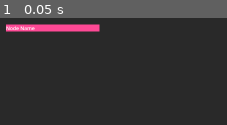
Above: before the commit, frame 1.
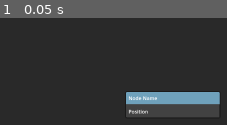
Above: after the commit, the same moment.

Repository: JackShort/vscripting
Game: Godot game, scene res://Main.tscn
Two runs of this game, one before a commit and one after it. Both use one fixed random seed, a clock stepped at 60 frames per second and the inputs below.
Inputs:
- Up to frame 1 (0.05 s): no input

The runs differ from the first frame. In frame 1, 13% of the frame differs, in the area x 2-97%, y 5-93%.

Commit message:
graphnode

Diff:
--- /dev/null
+++ b/GraphNode.gd
@@ -0,0 +1,6 @@
+extends PanelContainer
+
+@onready var node_name_label: Label = %NodeName
+
+func init():
+    node_name_label.text = "Placeholder"
--- /dev/null
+++ b/GraphNode.tscn
@@ -0,0 +1,56 @@
+[gd_scene load_steps=4 format=3 uid="uid://cgdolghcjt43v"]
+
+[ext_resource type="Script" path="res://GraphNode.gd" id="1_rh83k"]
+
+[sub_resource type="StyleBoxFlat" id="StyleBoxFlat_q7bsk"]
+bg_color = Color(0.258824, 0.258824, 0.258824, 1)
+corner_radius_top_left = 4
+corner_radius_top_right = 4
+corner_radius_bottom_right = 4
+corner_radius_bottom_left = 4
+shadow_size = 4
+anti_aliasing = false
+
+[sub_resource type="StyleBoxFlat" id="StyleBoxFlat_h6ixs"]
+content_margin_left = 8.0
+content_margin_top = 8.0
+content_margin_right = 8.0
+content_margin_bottom = 8.0
+bg_color = Color(0.435294, 0.631373, 0.733333, 1)
+corner_radius_top_left = 4
+corner_radius_top_right = 4
+
+[node name="GraphNode" type="PanelContainer"]
+custom_minimum_size = Vector2(300, 2.08165e-12)
+offset_right = 300.0
+offset_bottom = 23.0
+theme_override_styles/panel = SubResource("StyleBoxFlat_q7bsk")
+script = ExtResource("1_rh83k")
+
+[node name="VBoxContainer" type="VBoxContainer" parent="."]
+layout_mode = 2
+theme_override_constants/separation = 12
+
+[node name="NodeNameContainer" type="PanelContainer" parent="VBoxContainer"]
+layout_mode = 2
+theme_override_styles/panel = SubResource("StyleBoxFlat_h6ixs")
+
+[node name="NodeName" type="Label" parent="VBoxContainer/NodeNameContainer"]
+unique_name_in_owner = true
+layout_mode = 2
+text = "Node Name
+"
+
+[node name="MarginContainer" type="MarginContainer" parent="VBoxContainer"]
+layout_mode = 2
+theme_override_constants/margin_left = 8
+theme_override_constants/margin_right = 8
+theme_override_constants/margin_bottom = 8
+
+[node name="VBoxContainer2" type="VBoxContainer" parent="VBoxContainer/MarginContainer"]
+layout_mode = 2
+
+[node name="Label" type="Label" parent="VBoxContainer/MarginContainer/VBoxContainer2"]
+layout_mode = 2
+text = "Position
+"
--- a/Main.gd
+++ b/Main.gd
@@ -1,4 +1,6 @@
 extends Node2D
+
+@onready var graph_node_scene = preload("res://GraphNode.tscn")
 
 func _input(event):
     if event is InputEventMouseButton:
@@ -6,4 +8,7 @@
             _add_node(get_global_mouse_position())
 
 func _add_node(mouse_position: Vector2):
-    print(mouse_position)
+    var graph_node = graph_node_scene.instantiate()
+    add_child(graph_node)
+    graph_node.global_position = mouse_position
+    graph_node.init()
--- a/Main.tscn
+++ b/Main.tscn
@@ -3,7 +3,7 @@
 [ext_resource type="Script" path="res://Main.gd" id="1_dqnvj"]
 [ext_resource type="Script" path="res://GridRenderer.gd" id="1_eaphm"]
 [ext_resource type="Script" path="res://GridCam.gd" id="1_tuxxw"]
-[ext_resource type="PackedScene" uid="uid://cgdolghcjt43v" path="res://Node.tscn" id="4_86ki2"]
+[ext_resource type="PackedScene" uid="uid://cgdolghcjt43v" path="res://GraphNode.tscn" id="4_86ki2"]
 
 [node name="Main" type="Node2D"]
 script = ExtResource("1_dqnvj")
@@ -21,7 +21,7 @@
 script = ExtResource("1_tuxxw")
 
 [node name="Control" parent="." instance=ExtResource("4_86ki2")]
-offset_left = 112.0
-offset_top = 72.0
-offset_right = 412.0
-offset_bottom = 95.0
+offset_left = 496.0
+offset_top = 288.0
+offset_right = 796.0
+offset_bottom = 370.0
--- a/Node.tscn
+++ /dev/null
@@ -1,18 +0,0 @@
-[gd_scene load_steps=2 format=3 uid="uid://cgdolghcjt43v"]
-
-[sub_resource type="StyleBoxFlat" id="StyleBoxFlat_q7bsk"]
-bg_color = Color(0.996078, 0.286275, 0.584314, 1)
-
-[node name="Control" type="PanelContainer"]
-custom_minimum_size = Vector2(300, 2.08165e-12)
-offset_right = 300.0
-offset_bottom = 23.0
-theme_override_styles/panel = SubResource("StyleBoxFlat_q7bsk")
-
-[node name="VBoxContainer" type="VBoxContainer" parent="."]
-layout_mode = 2
-
-[node name="NodeName" type="Label" parent="VBoxContainer"]
-layout_mode = 2
-text = "Node Name
-"
